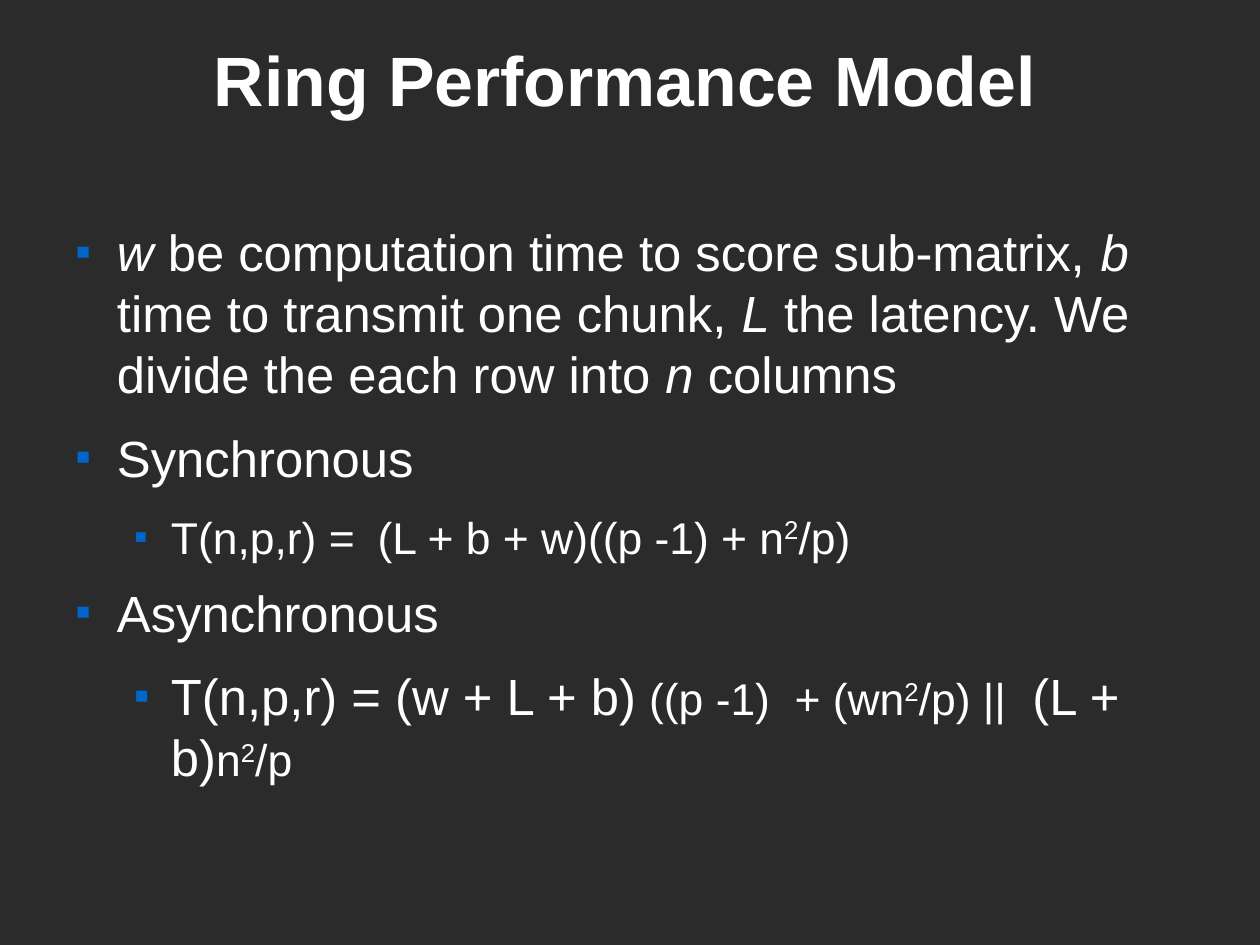
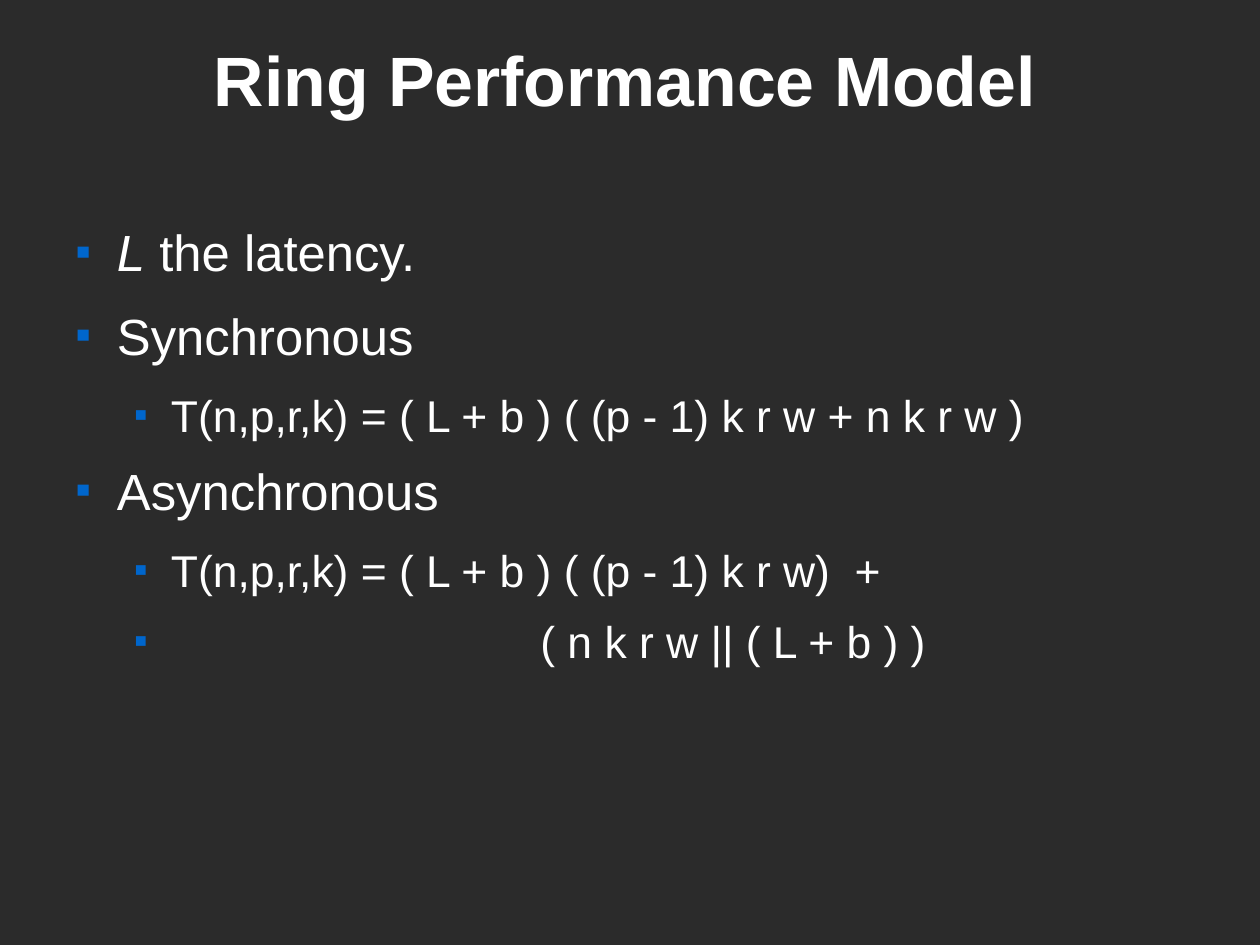
Before and after one commit to kenglishhi/ics632, a slide deck: slide 14 of smith-waterman/docs/ics-632-kenglish-final-presentation.odp (slide 13 before the commit). Drawn at 1260x945 pixels with LibreOffice and Linux fonts; fonts in the diff are those of the drawing; background and template pictures are left out; a plain dark background stands for a picture behind light text. Boxes give left, top, right and bottom in pixels: in the first picture for what was removed or moved away, otherwise in the second. Text is boxed around its words. In the diff, an @@ line names an element or a change of style, - is before the commit and + after.

```diff
--- a/smith-waterman/docs/ics-632-kenglish-final-presentation.odp
+++ b/smith-waterman/docs/ics-632-kenglish-final-presentation.odp
@@ text at (117, 234, 415, 282): text changed @@
-■ w be computation time to score sub-matrix, b time to transmit one chunk, L the latency. We divide the each row into n columns
+■ L the latency.
@@ text at (171, 399, 996, 441): text changed @@
-  ■ T(n,p,r) = (L + b + w)((p -1) + n2/p)
+  ■ T(n,p,r,k) = ( L + b ) ( (p - 1) k r w + n k r w )
@@ text at (171, 554, 872, 659): text changed; size 32 to 28 pt @@
-  ■ T(n,p,r) = (w + L + b) ((p -1) + (wn2/p) || (L + b)n2/p
+  ■ T(n,p,r,k) = ( L + b ) ( (p - 1) k r w) +
+  ■ ( n k r w || ( L + b ) )
```
Also in this commit, not shown: 9 other slides changed, 10 slides added, 1 slide removed, 1 other file.
